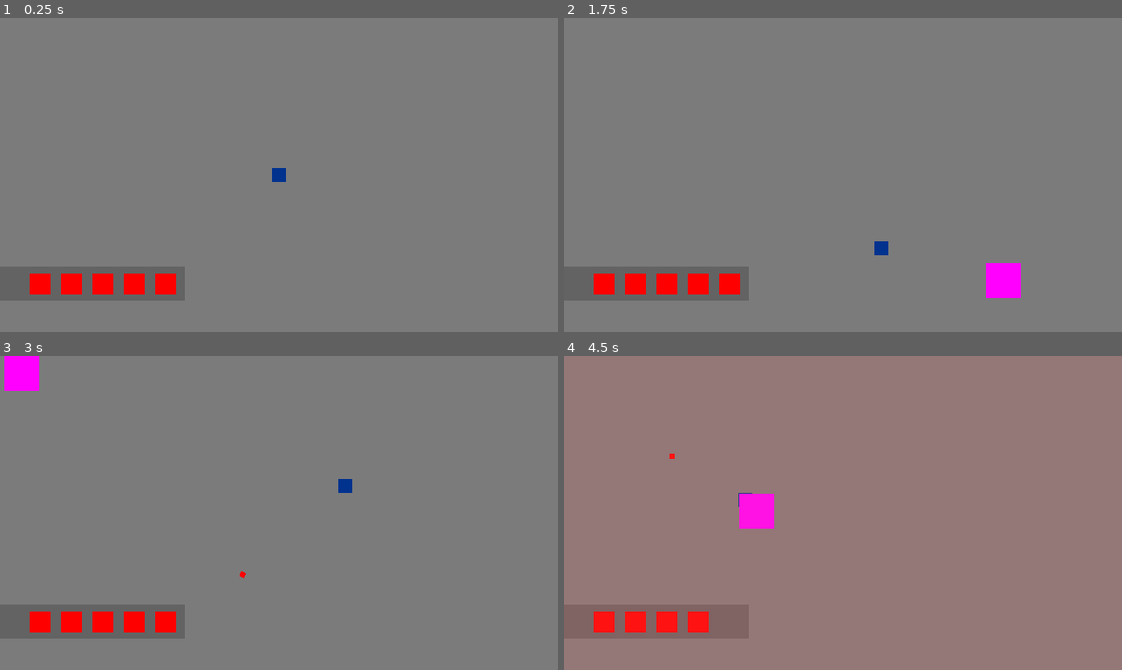
Above: before the commit, frames 1-4 (two rows, left to right).
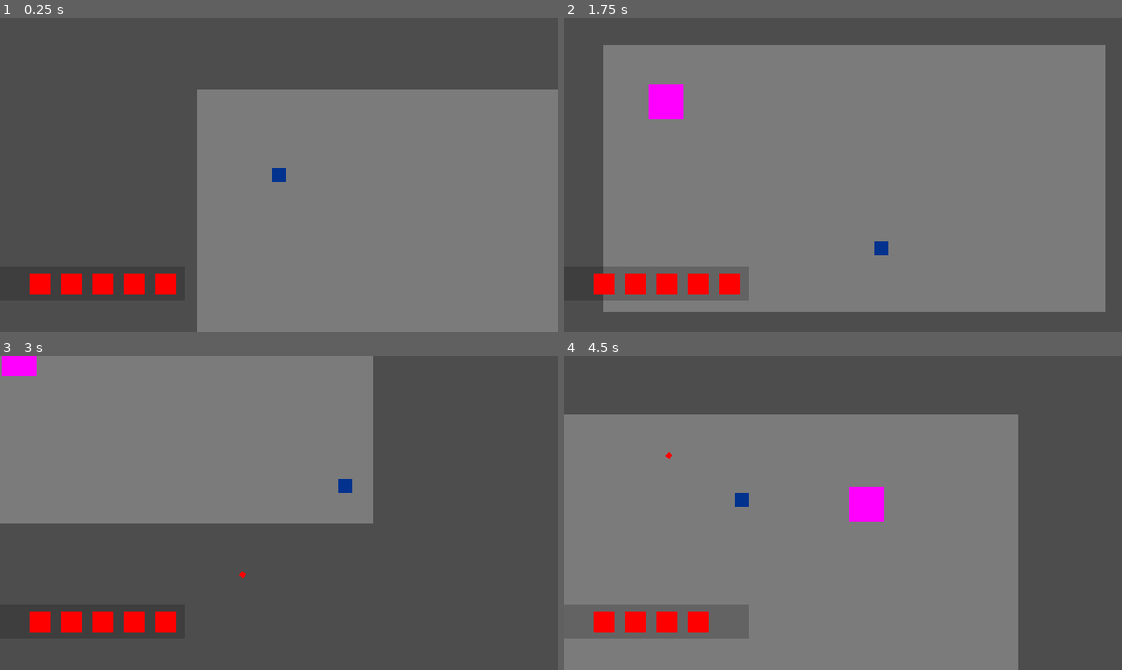
Above: after the commit, the same moments.

Repository: Lukko-Digital/WellesleyGameJam2024
Game: Godot game, scene res://src/main.tscn
The game is run twice, just before and just after one commit, with the same random seed, the same clock (stepped at 60 frames per second) and the same inputs.
Inputs (mouse positions are in pixels of both pictures, inside the frame that each line leads up to):
- Up to frame 1 (0.25 s): no input
- Up to frame 2 (1.75 s): tap Enter at 0.5 s; move the mouse to (965, 159) at 0.52 s; press the mouse at (965, 159) at 0.53 s; hold D (right) 0.53-1.28 s; move the mouse to (731, 190) at 1.27 s; release the mouse at (731, 190) at 1.28 s; hold S (down) from 1.28 s (still down); click (731, 190) at 1.35 s
- Up to frame 3 (3 s): move the mouse to (334, 443) at 2.02 s; release S (down) at 2.03 s; press the mouse at (334, 443) at 2.03 s; hold D (right) 2.03-2.78 s; move the mouse to (251, 575) at 2.77 s; release the mouse at (251, 575) at 2.78 s; hold W (up) from 2.78 s (still down); click (251, 575) at 2.85 s
- Up to frame 4 (4.5 s): move the mouse to (1010, 560) at 3.52 s; release W (up) at 3.53 s; press the mouse at (1010, 560) at 3.53 s; hold A (left) from 3.53 s (still down); move the mouse to (675, 465) at 4.27 s; release the mouse at (675, 465) at 4.28 s; click (675, 465) at 4.35 s

The runs differ from the first frame. In frame 1, 49% of the frame differs, in the area x 0-100%, y 0-100%; in frame 2, 25%; in frame 3, 63%; in frame 4, 99%.

Commit message:
resize main scene

Diff:
--- a/src/main.tscn
+++ b/src/main.tscn
@@ -5,28 +5,29 @@
 [ext_resource type="PackedScene" uid="uid://ds128noh7ia8o" path="res://src/display/game_camera.tscn" id="2_wd61b"]
 
 [sub_resource type="NavigationPolygon" id="NavigationPolygon_fbgpi"]
-vertices = PackedVector2Array(1726, 3, 1720, 885, 0, 887, 6, 3)
+vertices = PackedVector2Array(1721, 582, 1720, 885, 1148, 884, 1148, 582)
 polygons = Array[PackedInt32Array]([PackedInt32Array(0, 1, 2, 3)])
-outlines = Array[PackedVector2Array]([PackedVector2Array(1726, 3, 1720, 885, 0, 887, 6, 3)])
+outlines = Array[PackedVector2Array]([PackedVector2Array(1721, 582, 1720, 885, 1148, 884, 1148, 582)])
 
 [node name="main" type="Node2D"]
 position = Vector2(683, 408)
 
 [node name="ColorRect" type="ColorRect" parent="."]
-offset_left = -580.0
-offset_top = -326.0
-offset_right = 1147.0
-offset_bottom = 568.0
+offset_left = -653.0
+offset_top = -381.0
+offset_right = -77.0
+offset_bottom = -75.0
 mouse_filter = 2
 color = Color(1, 1, 1, 0.262745)
 
 [node name="NavigationRegion2D" type="NavigationRegion2D" parent="ColorRect"]
-visible = false
+position = Vector2(-1146, -581)
 navigation_polygon = SubResource("NavigationPolygon_fbgpi")
 
 [node name="player" parent="." instance=ExtResource("1_thqqx")]
+position = Vector2(-559, -283)
 
 [node name="game_camera" parent="player" instance=ExtResource("2_wd61b")]
 
 [node name="dasher" parent="." instance=ExtResource("2_71rgm")]
-position = Vector2(706, 339)
+position = Vector2(-202, -142)
